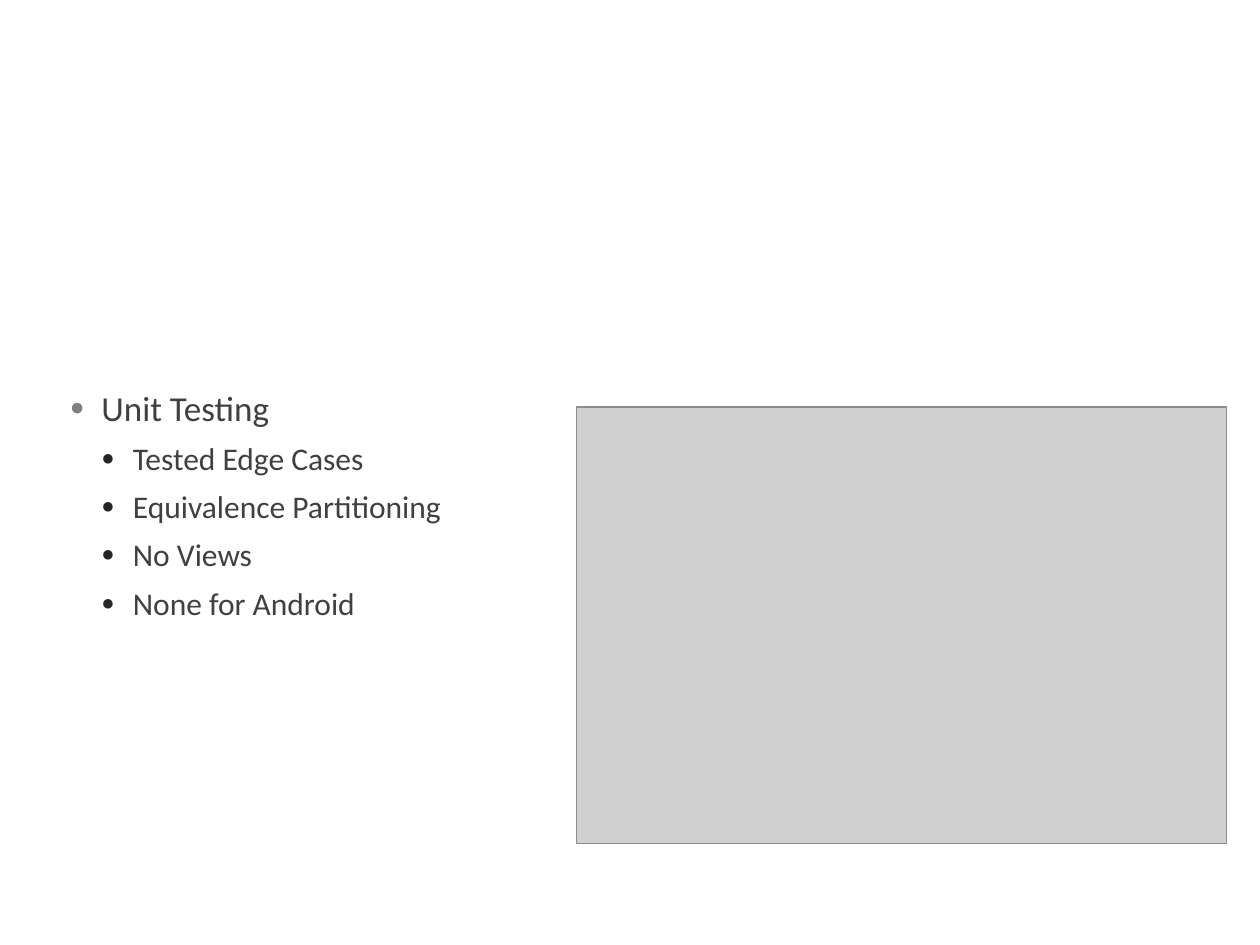
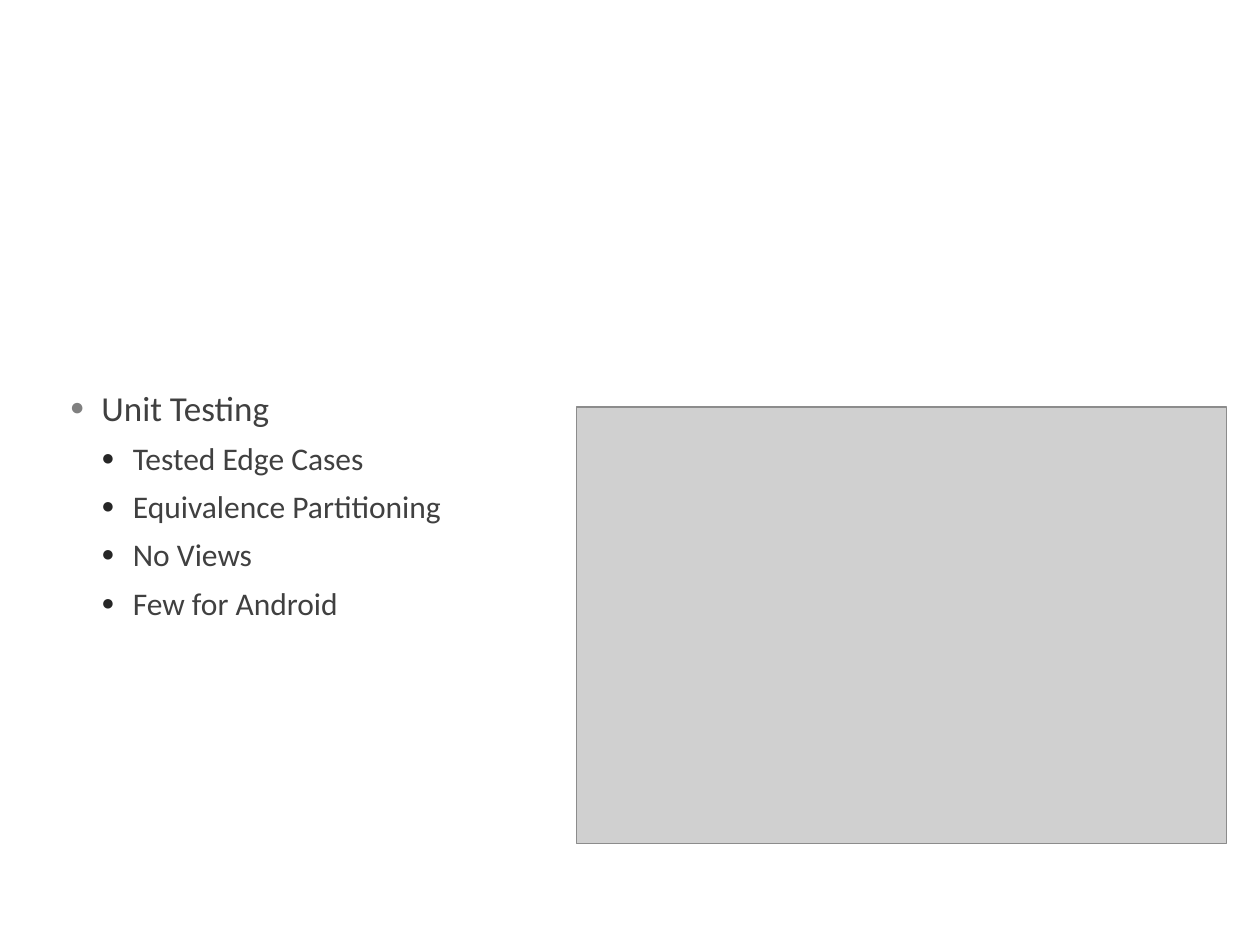
Before and after one commit to jakezhuyi/ECSE321_FTMS, a slide deck: slide 10 of Deliverable_5.pptx. Drawn at 1260x945 pixels with LibreOffice and Linux fonts; fonts in the diff are those of the drawing; grey boxes stand for pictures; background and template pictures are left out. Boxes give left, top, right and bottom in pixels: in the first picture for what was removed or moved away, otherwise in the second. Text is boxed around its words. In the diff, an @@ line names an element or a change of style, - is before the commit and + after.

```diff
--- a/Deliverable_5.pptx
+++ b/Deliverable_5.pptx
@@ text at <box>133,593,338,615</box>: text changed @@
-  ● None for Android
+  ● Few for Android
```
Also in this commit, not shown: 3 other slides changed.
